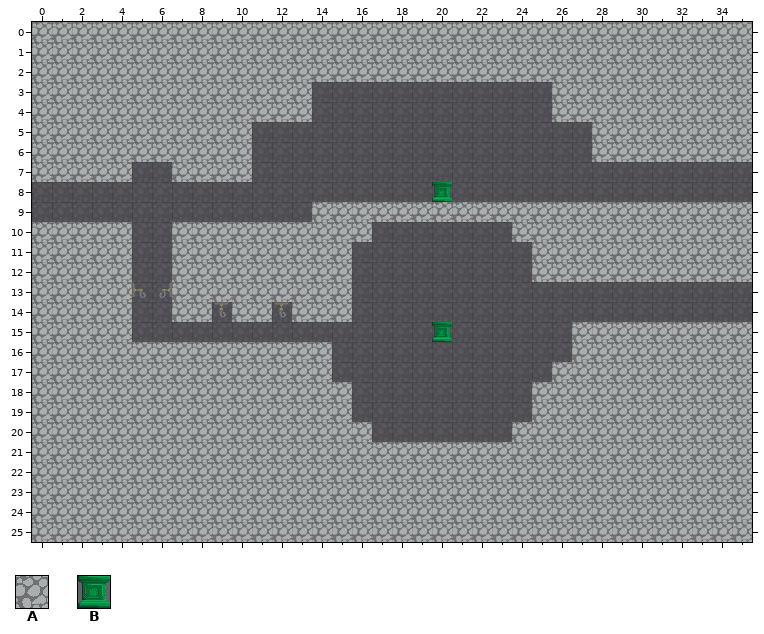
An edit to a level. Tiled map, TiledMaps/room4-2.tmx. That is the earlier state.
Cells are 32x32 px. Shown: x 0..35, y 0..25.
Key: from "tilemap": A 10, B 45.
_ is an empty cell.
Layers that did not change in this view are not listed.
Layer "foreground" before, first column x 0:
 0 AAAAAAAAAAAAAAAAAAAAAAAAAAAAAAAAAAAA
 1 AAAAAAAAAAAAAAAAAAAAAAAAAAAAAAAAAAAA
 2 AAAAAAAAAAAAAAAAAAAAAAAAAAAAAAAAAAAA
 3 AAAAAAAAAAAAAA____________AAAAAAAAAA
 4 AAAAAAAAAAAAAA____________AAAAAAAAAA
 5 AAAAAAAAAAA_________________AAAAAAAA
 6 AAAAAAAAAAA_________________AAAAAAAA
 7 AAAAA__AAAA_________________________
 8 ____________________B_______________
 9 ______________AAAAAAAAAAAAAAAAAAAAAA
10 AAAAA__AAAAAAAAAA_______AAAAAAAAAAAA
11 AAAAA__AAAAAAAAA_________AAAAAAAAAAA
12 AAAAA__AAAAAAAAA_________AAAAAAAAAAA
13 AAAAA__AAAAAAAAA____________________
14 AAAAA__AA_AA_AAA____________________
15 AAAAA_______________B______AAAAAAAAA
16 AAAAAAAAAAAAAAA____________AAAAAAAAA
17 AAAAAAAAAAAAAAA___________AAAAAAAAAA
18 AAAAAAAAAAAAAAAA_________AAAAAAAAAAA
19 AAAAAAAAAAAAAAAA_________AAAAAAAAAAA
20 AAAAAAAAAAAAAAAAA_______AAAAAAAAAAAA
21 AAAAAAAAAAAAAAAAAAAAAAAAAAAAAAAAAAAA
22 AAAAAAAAAAAAAAAAAAAAAAAAAAAAAAAAAAAA
23 AAAAAAAAAAAAAAAAAAAAAAAAAAAAAAAAAAAA
24 AAAAAAAAAAAAAAAAAAAAAAAAAAAAAAAAAAAA
25 AAAAAAAAAAAAAAAAAAAAAAAAAAAAAAAAAAAA
The same view after the edit:
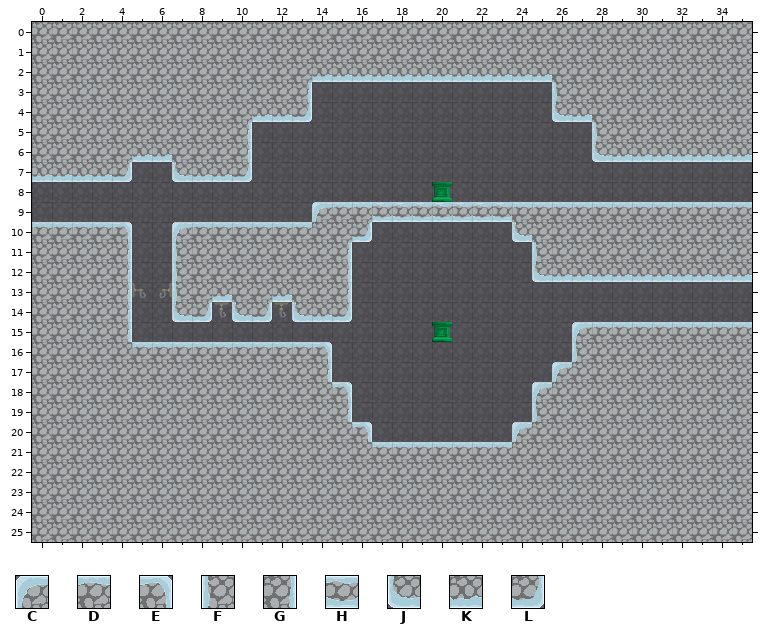
Further tiles: from "tilemap": C 3, D 4, E 5, F 9, G 11, H 12, J 15, K 16, L 17.
Change:
Layer "foreground":
y 2: x 14..25 AAAAAAAAAAAA -> KKKKKKKKKKKK
y 3: x 13 A -> G; x 26 A -> F
y 4: x 11..13 AAA -> KKL; x 26..27 AA -> JK
y 5: x 10 A -> G; x 28 A -> F
y 6: x 5..6 AA -> KK; x 10 A -> G; x 28..35 AAAAAAAA -> JKKKKKKK
y 7: x 0..4 AAAAA -> KKKKL; x 7..10 AAAA -> JKKL
y 9: x 14..35 AAAAAAAAAAAAAAAAAAAAAA -> CDDHHHHHHHDDDDDDDDDDDD
y 10: x 0..4 AAAAA -> DDDDE; x 7..13 AAAAAAA -> CDDDDDD; x 16 A -> L; x 24 A -> J
y 11: x 4 A -> G; x 7 A -> F; x 15 A -> G; x 25 A -> F
y 12: x 4 A -> G; x 7 A -> F; x 15 A -> G; x 25..35 AAAAAAAAAAA -> JKKKKKKKKKK
y 13: x 4 A -> G; x 7 A -> F; x 9 A -> K; x 12 A -> K; x 15 A -> G
y 14: x 4 A -> G; x 7..8 AA -> JL; x 10..11 AA -> JL; x 13..15 AAA -> JKL
y 15: x 4 A -> G; x 27..35 AAAAAAAAA -> CDDDDDDDD
y 16: x 5..14 AAAAAAAAAA -> DDDDDDDDDE; x 27 A -> F
y 17: x 14 A -> G; x 26 A -> C
y 18: x 15 A -> E; x 25 A -> C
y 19: x 15 A -> G; x 25 A -> F
y 20: x 16 A -> E; x 24 A -> C
y 21: x 17..23 AAAAAAA -> DDDDDDD
